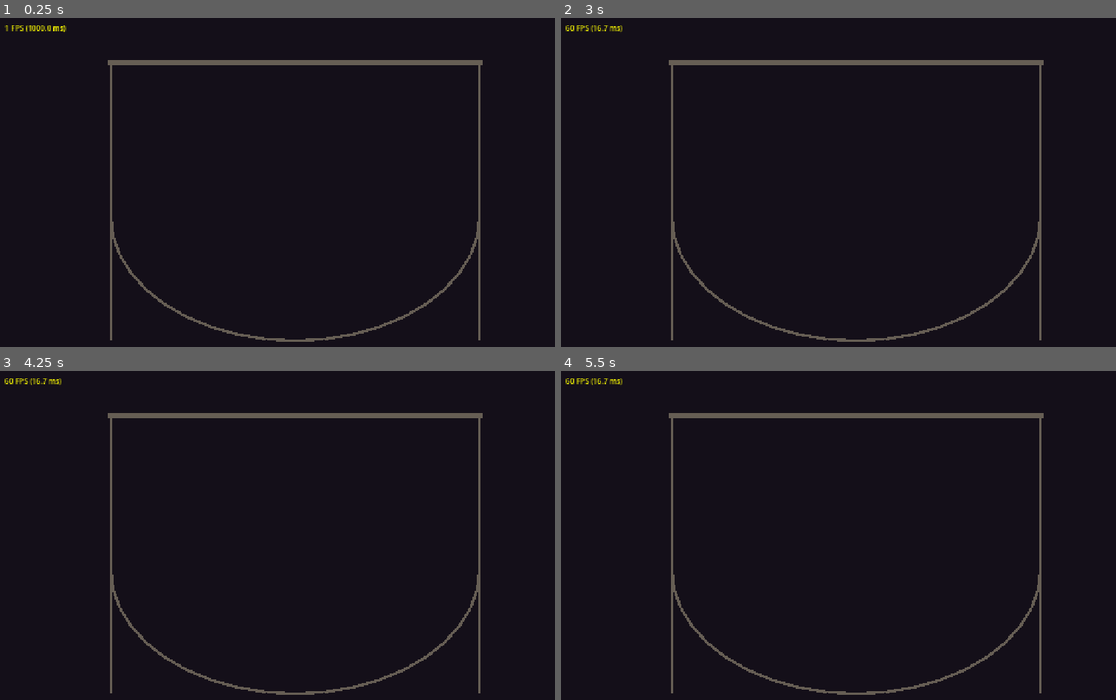
Above: before the commit, frames 1-4 (two rows, left to right).
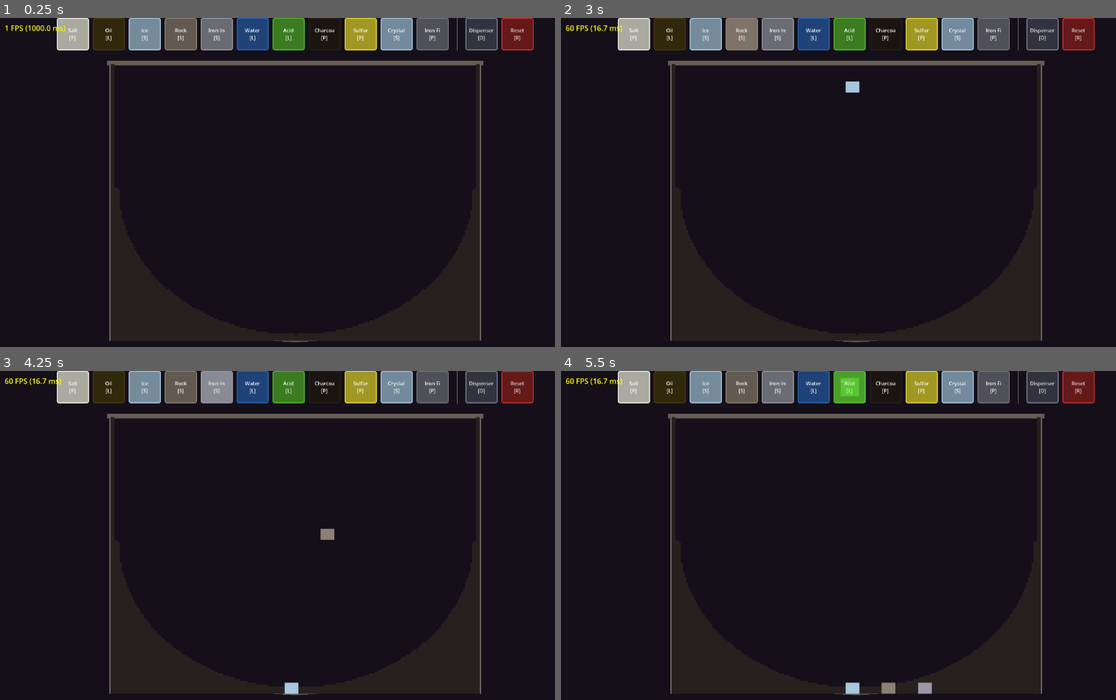
Above: after the commit, the same moments.

Repository: zholobov/alchemy-proto
Game: Godot game, scene res://src/main.tscn
The game is run twice, just before and just after one commit, with the same random seed, the same clock (stepped at 60 frames per second) and the same inputs.
Inputs (mouse positions are in pixels of both pictures, inside the frame that each line leads up to):
- Up to frame 1 (0.25 s): no input
- Up to frame 2 (3 s): click (633, 34) at 0.5 s, where only the run after the commit has a clickable "Salt [P]"; click (672, 34) at 1.25 s, where only the run after the commit has a clickable "Oil [L]"; click (705, 34) at 2 s, where only the run after the commit has a clickable "Ice [S]"; click (744, 34) at 2.75 s, where only the run after the commit has a clickable "Rock [S]"
- Up to frame 3 (4.25 s): click (216, 387) at 3.5 s, where only the run after the commit has a clickable "Iron In [S]"
- Up to frame 4 (5.5 s): click (816, 387) at 4.25 s, where only the run after the commit has a clickable "Water [L]"; click (849, 387) at 5 s, where only the run after the commit has a clickable "Acid [L]"

The runs differ from the first frame. In frame 1, 8.6% of the frame differs, in the area x 0-97%, y 0-99%; in frame 2, 8.7%; in frame 3, 8.8%; in frame 4, 8.8%.
Error before the commit: Parse Error: Cannot infer the type of "elapsed_us" variable because the value doesn't have a set type. (res://src/debug/perf_monitor.gd:46)

Commit message:
fix: perf guards + type inference fixes + Godot uid files
- Skip fluid sim when no fluid cells exist (saves ~204ms/frame)
- Skip mediator+fields loop when no substances present (saves ~93ms/frame)
- Explicit type annotations for Godot 4.6 strict inference
- Viewport stretch mode for HiDPI displays
- Add Godot-generated .uid files

Co-Authored-By: Claude Opus 4.6 (1M context) <noreply@anthropic.com>

Diff:
--- a/project.godot
+++ b/project.godot
@@ -26,7 +26,4 @@
 
 window/size/viewport_width=1280
 window/size/viewport_height=720
-window/size/window_width_override=1280
-window/size/window_height_override=720
-window/stretch/mode="canvas_items"
-window/stretch/aspect="keep"
+window/stretch/mode="viewport"
--- a/src/debug/perf_monitor.gd
+++ b/src/debug/perf_monitor.gd
@@ -43,8 +43,8 @@
 func end_timing(system_name: String) -> void:
 	if system_name not in _timings:
 		return
-	var elapsed_us := Time.get_ticks_usec() - _timings[system_name]
-	var elapsed_ms := elapsed_us / 1000.0
+	var elapsed_us: int = Time.get_ticks_usec() - int(_timings[system_name])
+	var elapsed_ms: float = elapsed_us / 1000.0
 
 	if system_name not in _labels:
 		var label := Label.new()
--- a/src/main.gd
+++ b/src/main.gd
@@ -166,19 +166,21 @@
 
 	# --- Mediator + Fields feedback loop (up to 3 passes) ---
 	perf_monitor.begin_timing("Mediator+Fields")
-	for _pass in range(3):
-		mediator.update()
-
-		temperature_field.update(receptacle.grid, receptacle.fluid, delta)
-		pressure_field.update(receptacle.grid, receptacle.fluid, delta)
-		electric_field.update(receptacle.grid, receptacle.fluid, delta)
-		light_field.update(receptacle.grid, receptacle.fluid, delta)
-		magnetic_field.update(receptacle.grid, receptacle.fluid, delta)
-		magnetic_field.apply_forces(receptacle.grid)
-
-		# Break early if no reactions occurred this pass (nothing to cascade).
-		if mediator.reactions_this_frame == 0:
-			break
+	var has_substances := receptacle.grid.count_particles() > 0 or receptacle.fluid.count_fluid_cells() > 0
+	if has_substances:
+		for _pass in range(3):
+			mediator.update()
+
+			temperature_field.update(receptacle.grid, receptacle.fluid, delta)
+			pressure_field.update(receptacle.grid, receptacle.fluid, delta)
+			electric_field.update(receptacle.grid, receptacle.fluid, delta)
+			light_field.update(receptacle.grid, receptacle.fluid, delta)
+			magnetic_field.update(receptacle.grid, receptacle.fluid, delta)
+			magnetic_field.apply_forces(receptacle.grid)
+
+			# Break early if no reactions occurred this pass (nothing to cascade).
+			if mediator.reactions_this_frame == 0:
+				break
 	sound_field.flush()
 	perf_monitor.end_timing("Mediator+Fields")
 
--- a/src/simulation/fluid_sim.gd
+++ b/src/simulation/fluid_sim.gd
@@ -83,7 +83,9 @@
 
 
 func update(delta: float) -> void:
-	## Full fluid simulation step.
+	## Full fluid simulation step. Skip if no fluid present.
+	if count_fluid_cells() == 0:
+		return
 	_apply_gravity(delta)
 	_project()
 	_advect_markers(delta)
Not shown, added: src/debug/fps_overlay.gd.uid
Not shown, added: src/debug/game_log.gd.uid
Not shown, added: src/debug/perf_monitor.gd.uid
Not shown, added: src/fields/electric_field.gd.uid
Not shown, added: src/fields/field_base.gd.uid
Not shown, added: src/fields/light_field.gd.uid
Not shown, added: src/fields/magnetic_field.gd.uid
Not shown, added: src/fields/pressure_field.gd.uid
Not shown, added: src/fields/sound_field.gd.uid
Not shown, added: src/fields/temperature_field.gd.uid
Not shown, added: src/interaction/dispenser.gd.uid
Not shown, added: src/interaction/drag_drop.gd.uid
(and 12 more such lines)
